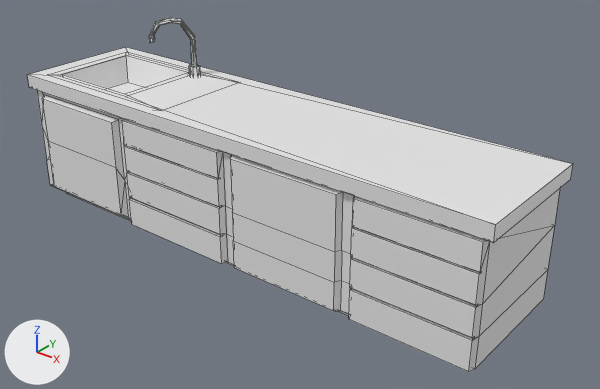
Before and after pictures for a commit that changed the FBX model Assets/Resources/Models/Furniture/commode.fbx.
Both versions are drawn from a 50 mm camera at (0.0715, -0.0813, 0.0491) aimed at (0.0056, 0.001, -0.002). Every picture has the same lights, and +X, +Y and +Z are marked at lower left. Mesh edges are drawn as thin lines. Where no turn or scale is listed for an object, it has been applied to the vertices.
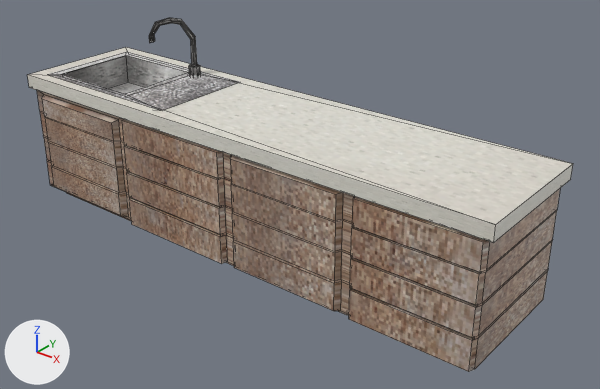
Boxes (x1, y1, x2, y2) around the edits, measured in the pictures (600 x 389 px):
'Cube', recoloured, surface changed
    both: (27, 47, 573, 243)
'Cube_002', recoloured (white to grey)
    both: (47, 18, 239, 110)
part 1 of me_cube_001, built on
    both: (37, 90, 560, 372)
part 2 of me_cube_001, recoloured (grey to brown)
    both: (42, 94, 487, 372)

The change, as a diff of the scene's bpy script:
```diff
--- a/Assets/Resources/Models/Furniture/commode.fbx.py
+++ b/Assets/Resources/Models/Furniture/commode.fbx.py
@@ img_commode_pix_png @@
+img_commode_pix_png = load_image('commode_pix.png', '../../Textures/commode_pix.png', 2374, 3000, 'sRGB')
@@ mat_material__commode_pix_png @@
+mat_material__commode_pix_png = principled_material('Material__commode_pix_png')
+mat_material__commode_pix_png.texture = img_commode_pix_png
@@ me_cube_002 @@
 me_cube_002.from_pydata(...)  # 95 vertices, 132 faces; spans x -0.0023..0.0239, y -0.0147..0.0015, z -0.0031..0.01
-me_cube_002.materials.append(mat_unnamed)  # white #e7e7e7
+me_cube_002.materials.append(mat_material__commode_pix_png)  # picture img_commode_pix_png
@@ me_cube_001 @@
 # used by ob_cube_001; location = (0.0, 0.0, 0.0035)
-me_cube_001.from_pydata(...)  # 134 vertices, 156 faces; spans x -0.0393..0.0393, y -0.0101..0.0093, z -0.0148..0.0039
+me_cube_001.from_pydata(...)  # 266 vertices, 264 faces; spans x -0.0393..0.0393, y -0.0101..0.0093, z -0.0148..0.0039
+# me_cube_001 part 1: 10 vertices moved from x -0.0393..0.0204, y -0.0101..0.0093, z -0.009..-0.0047 to x -0.0393..0.0204, y -0.0101..0.0093, z -0.0091..-0.0004; 21 vertices removed from x -0.0393..0.0393, y -0.0101..0.0093, z -0.009..0.0039; 153 vertices added at x -0.0393..0.0393, y -0.0101..0.0093, z -0.0148..0.0039
+# me_cube_001 part 2: 64 faces spanning x -0.0393..0.0393, y -0.0101..0.0093, z -0.0148..0.0039 switch from mat_unnamed (white #e7e7e7) to mat_material__commode_pix_png (picture img_commode_pix_png)
@@ me_cube @@
 me_cube.from_pydata(...)  # 20 vertices, 16 faces; spans x -0.0401..0.0401, y -0.01..0.01, z -0.0014..0.001
 # used by ob_cube; location = (0.0, 0.0, 0.0081)
-me_cube.materials.append(mat_material)  # white #e7e7e7
+# me_cube part 3: texture (UV) coordinates changed
+me_cube.materials.append(mat_material__commode_pix_png)  # picture img_commode_pix_png
```
